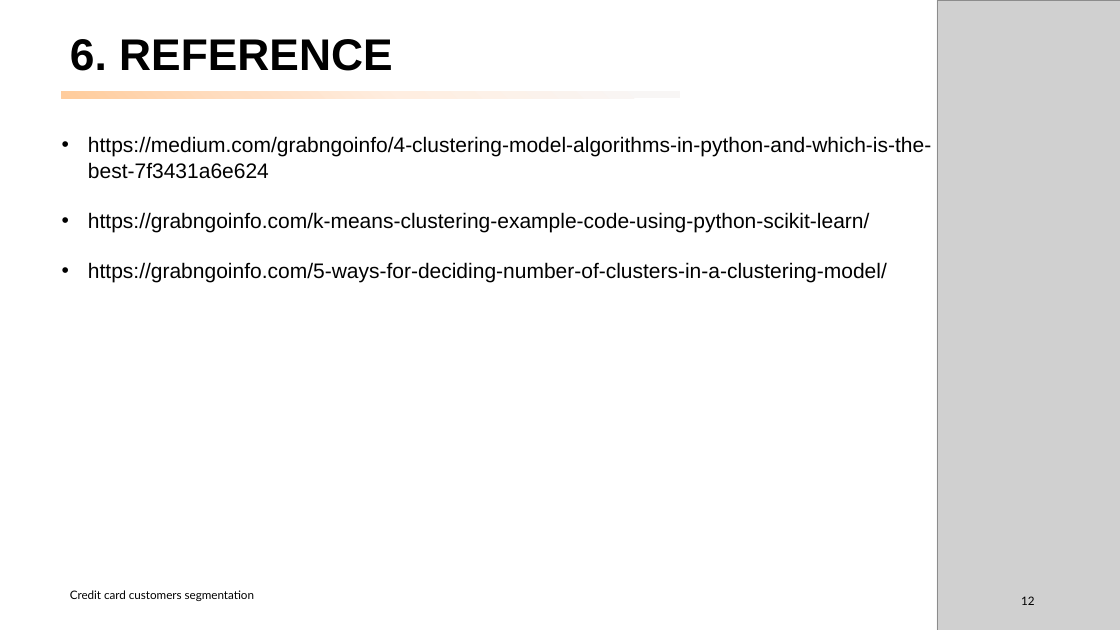
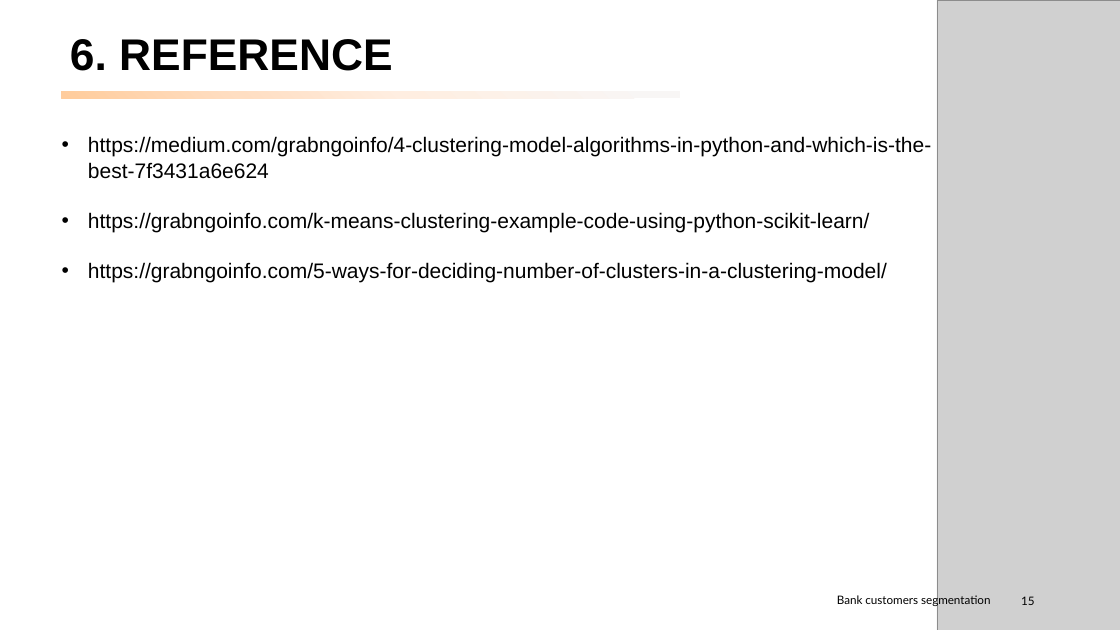
Before and after one commit to peerapat-t/Banking-customer-segmentation, a slide deck: slide 15 of banking customer segmentation.pptx (slide 12 before the commit). Drawn at 1120x630 pixels with LibreOffice and Linux fonts; fonts in the diff are those of the drawing; grey boxes stand for pictures. Boxes give left, top, right and bottom in pixels: in the first picture for what was removed or moved away, otherwise in the second. Text is boxed around its words. In the diff, an @@ line names an element or a change of style, - is before the commit and + after.

```diff
--- a/banking customer segmentation.pptx
+++ b/banking customer segmentation.pptx
@@ text removed at [70,590,254,601] @@
-Credit card customers segmentation
@@ text added at [837,594,990,607], 10 pt, text #000000 @@
+Bank customers segmentation
@@ page number at [1021,596,1034,605]: text changed @@
-12
+15
```
Also in this commit, not shown: 12 other slides changed, 3 slides added, 2 other files.
